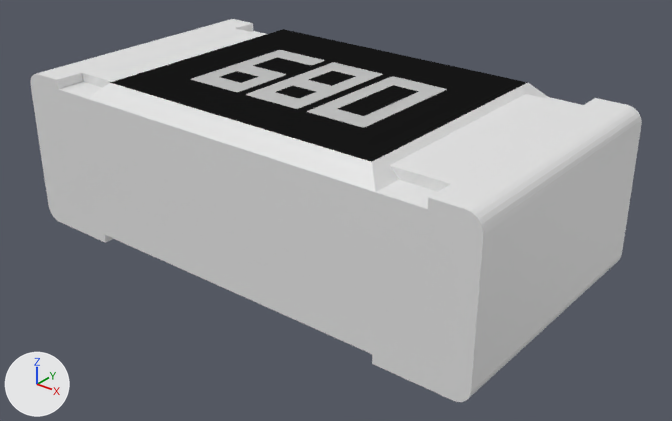
Renders of the Blender file Resistors/Fixed Value/0603/MCWR06X68R0FTL.blend from each side of a commit.
Both versions are drawn from a camera (50 mm lens) standing at (1.754, -2.108, 1.442) and looking at (0.08, -0.016, 0.145). Every picture has the same lights, and +X, +Y and +Z are marked at lower left.

Script lines for the objects in view, before the commit:
```python
mat_black_plastic = bpy.data.materials.new('Black Plastic')
mat_metal = bpy.data.materials.new('Metal')
mat_white_ceramic = bpy.data.materials.new('White Ceramic')
me_mcwr06x68r0ftl = bpy.data.meshes.new('MCWR06X68R0FTL')
me_mcwr06x68r0ftl.from_pydata(...)  # 152 vertices, 378 faces; spans x -0.85..0.85, y -0.45..0.45, z 0.0..0.55
# faces by material slot: [22, 8, 346, 2]
me_mcwr06x68r0ftl.materials.append(mat_white_ceramic)
me_mcwr06x68r0ftl.materials.append(mat_black_plastic)
me_mcwr06x68r0ftl.materials.append(mat_metal)
me_mcwr06x68r0ftl.materials.append(mat_mcwr06x68r0ftl)
ob_mcwr06x68r0ftl = bpy.data.objects.new('MCWR06X68R0FTL', me_mcwr06x68r0ftl)
ob_mcwr06x68r0ftl.location = (0.0, 0.0, 0.0)
```
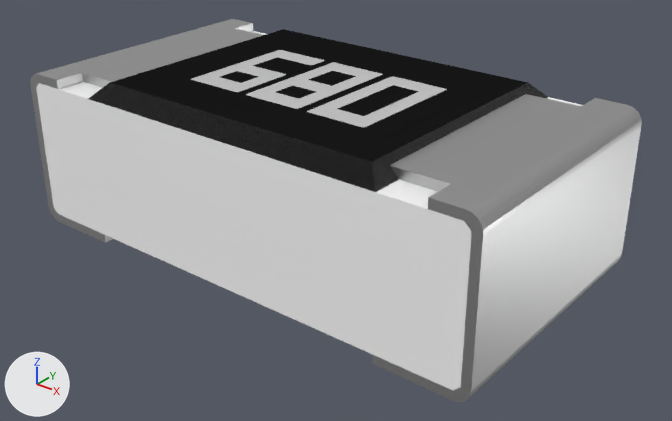
Changed parts and their boxes (x1, y1, x2, y2) in the pictures (672 x 421 px):
'MCWR06X68R0FTL', recoloured
    both: (30, 19, 642, 402)

What changed in the scene script:
```text
Add ng_metallic:
    ng_metallic = bpy.data.node_groups.new('Metallic', 'ShaderNodeTree')
    # nodes: BsdfPrincipled
    # colours: light grey #cacaca
Add ng_plastic:
    ng_plastic = bpy.data.node_groups.new('Plastic', 'ShaderNodeTree')
    # nodes: BsdfPrincipled, TexNoise
    # colours: black #191919
Add ng_ceramic:
    ng_ceramic = bpy.data.node_groups.new('Ceramic', 'ShaderNodeTree')
    # nodes: BsdfPrincipled
    # colours: white #ffffff
Change mat_white_ceramic:
    add mat_white_ceramic.use_nodes = True; mat_white_ceramic.node_tree.nodes.clear()
    add _N = mat_white_ceramic.node_tree.nodes; _L = mat_white_ceramic.node_tree.links
    add n0 = _N.new('ShaderNodeOutputMaterial'); n0.name = 'Material Output'
    add n1 = _N.new('ShaderNodeGroup'); n1.name = 'Ceramic'
    add n1.node_tree = ng_ceramic
    add n1.inputs[0].default_value = (1.0, 1.0, 1.0, 1.0)  # 'Base Color', white #ffffff
    add _L.new(n1.outputs[0], n0.inputs[0])  # 'Surface' to 'Surface'
Change mat_black_plastic:
    add mat_black_plastic.use_nodes = True; mat_black_plastic.node_tree.nodes.clear()
    add _N = mat_black_plastic.node_tree.nodes; _L = mat_black_plastic.node_tree.links
    add n0 = _N.new('ShaderNodeOutputMaterial'); n0.name = 'Material Output'
    add n1 = _N.new('ShaderNodeGroup'); n1.name = 'Group'
    add n1.node_tree = ng_plastic
    add n1.inputs[0].default_value = (0.00972, 0.00972, 0.00972, 1.0)  # 'Color', black #191919
    add n2 = _N.new('ShaderNodeDisplacement'); n2.name = 'Displacement'
    add n2.inputs[1].default_value = 0.0  # 'Midlevel'
    add n2.inputs[2].default_value = 0.1  # 'Scale'
    add _L.new(n1.outputs[0], n0.inputs[0])  # 'Shader' to 'Surface'
    add _L.new(n1.outputs[1], n2.inputs[0])  # 'Displacement' to 'Height'
    add _L.new(n2.outputs[0], n0.inputs[2])  # 'Displacement' to 'Displacement'
Change mat_metal:
    add mat_metal.use_nodes = True; mat_metal.node_tree.nodes.clear()
    add _N = mat_metal.node_tree.nodes; _L = mat_metal.node_tree.links
    add n0 = _N.new('ShaderNodeOutputMaterial'); n0.name = 'Material Output'
    add n1 = _N.new('ShaderNodeGroup'); n1.name = 'Metallic'
    add n1.node_tree = ng_metallic
    add n1.inputs[0].default_value = (0.591, 0.591, 0.591, 1.0)  # 'Base Color', light grey #cacaca
    add _L.new(n1.outputs[0], n0.inputs[0])  # 'BSDF' to 'Surface'
```
